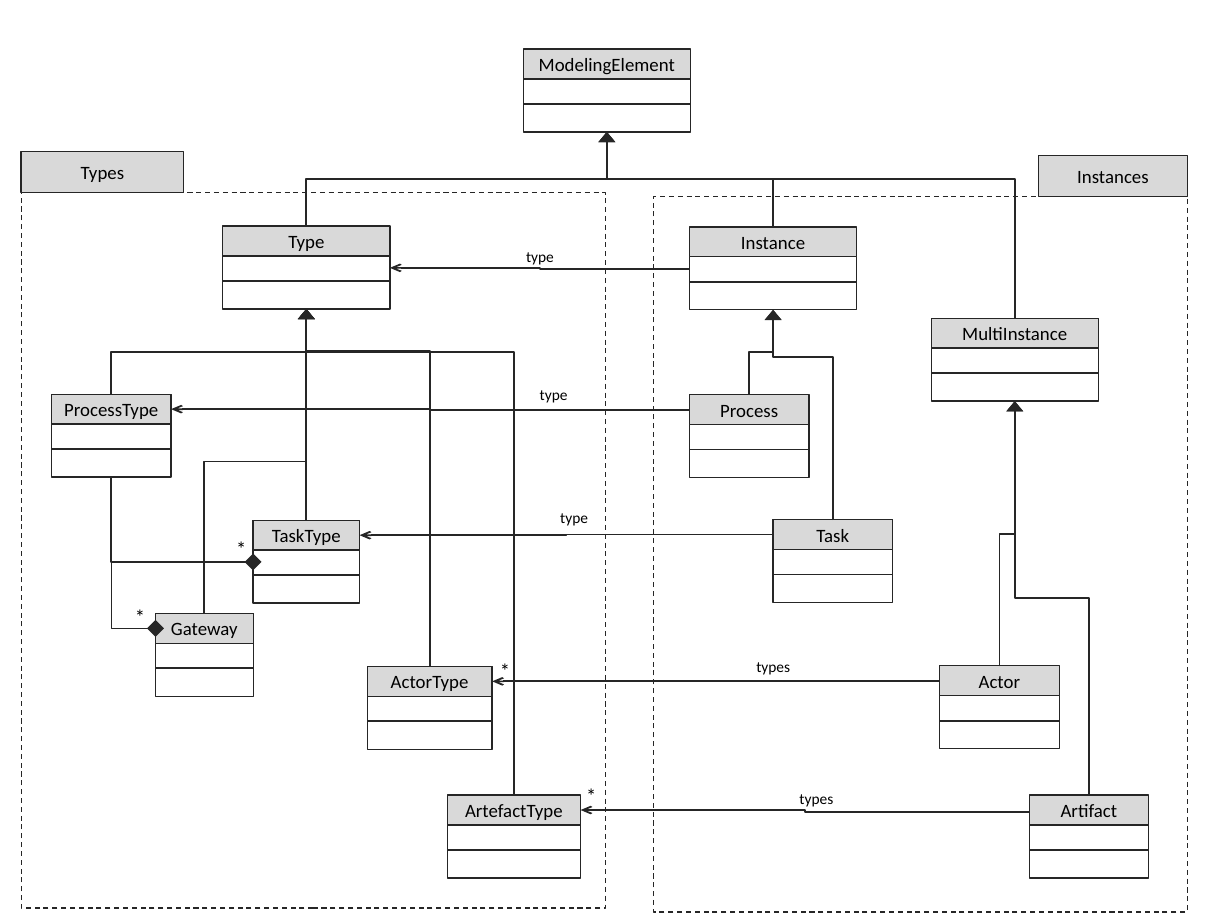
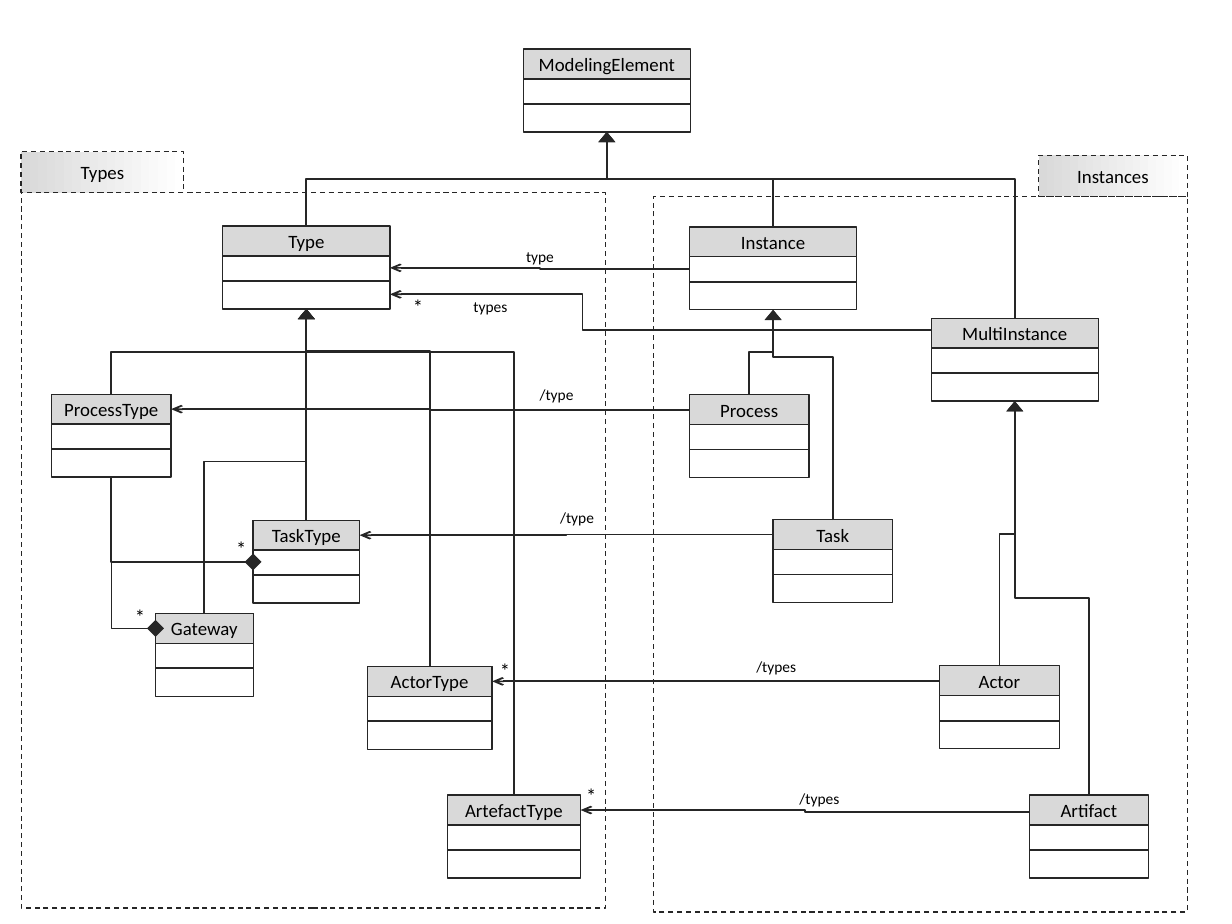
Before and after one commit to labsticc-p4s/multi-process-challenge, a slide deck: slide 1 of Figures/MetaModel.pptx. Drawn at 1232x924 pixels with LibreOffice and Linux fonts; fonts in the diff are those of the drawing. Boxes give left, top, right and bottom in pixels: in the first picture for what was removed or moved away, otherwise in the second. Text is boxed around its words. In the diff, an @@ line names an element or a change of style, - is before the commit and + after.

Commit message:
Minor changes to diagrams

```diff
--- a/Figures/MetaModel.pptx
+++ b/Figures/MetaModel.pptx
@@ rectangle "Types" at (x1=21, y1=152, x2=184, y2=192): fill #D9D9D9 to gradient #D9D9D9 to #FFFFFF; outline #262626 0.75 pt to #262626 0.75 pt dashed @@
@@ rectangle "Instances" at (x1=1039, y1=155, x2=1188, y2=196): fill #D9D9D9 to gradient #D9D9D9 to #FFFFFF; outline #262626 0.75 pt to #262626 0.75 pt dashed @@
@@ elbow arrow added from (931, 330) to (389, 294), #262626 1 pt @@
@@ text added at (x1=400, y1=288, x2=436, y2=325), 12 pt, text #000000 @@
+*
@@ text added at (x1=473, y1=302, x2=507, y2=315), 9 pt, text #000000 @@
+types
@@ text at (x1=540, y1=389, x2=574, y2=403): text changed @@
-type
+/type
@@ text at (x1=560, y1=512, x2=594, y2=526): text changed @@
-type
+/type
@@ text at (x1=756, y1=661, x2=796, y2=675): text changed @@
-types
+/types
@@ text at (x1=799, y1=793, x2=839, y2=807): text changed @@
-types
+/types
```
